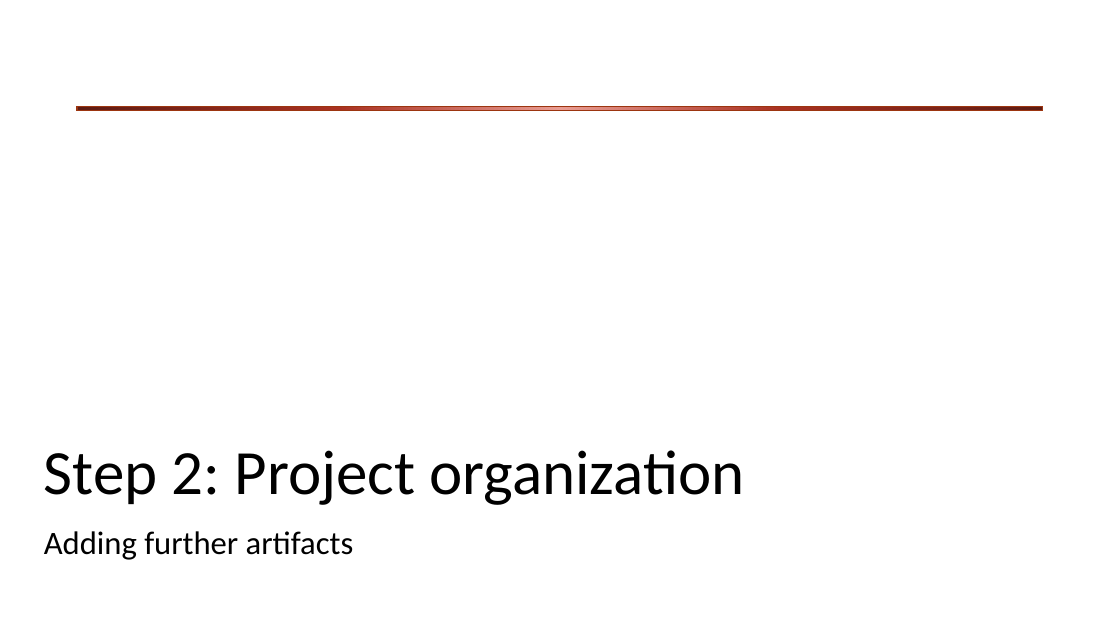
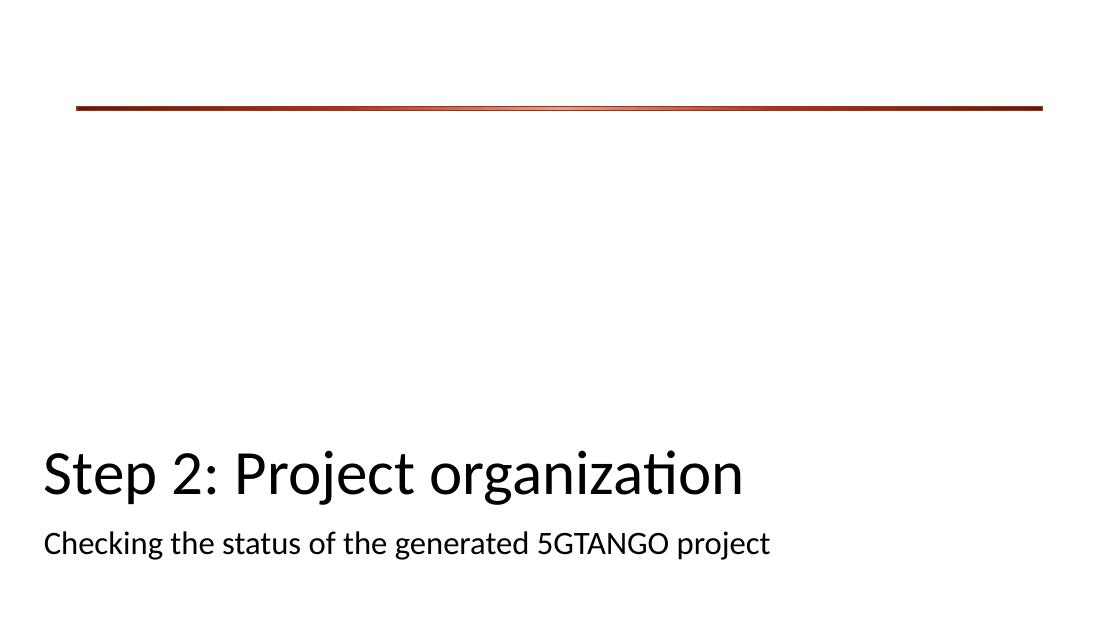
Before and after one commit to CN-UPB/demo-multi-platform-nfv-sdk, a slide deck: slide 7 of slides/video-slides.pptx (slide 5 before the commit). Drawn at 1120x630 pixels with LibreOffice and Linux fonts; fonts in the diff are those of the drawing; background and template pictures are left out. Boxes give left, top, right and bottom in pixels: in the first picture for what was removed or moved away, otherwise in the second. Text is boxed around its words. In the diff, an @@ line names an element or a change of style, - is before the commit and + after.

```diff
--- a/slides/video-slides.pptx
+++ b/slides/video-slides.pptx
@@ subtitle at (44, 531, 771, 560): text changed @@
-Adding further artifacts
+Checking the status of the generated 5GTANGO project
```
Also in this commit, not shown: 5 other slides changed, 5 slides added.
